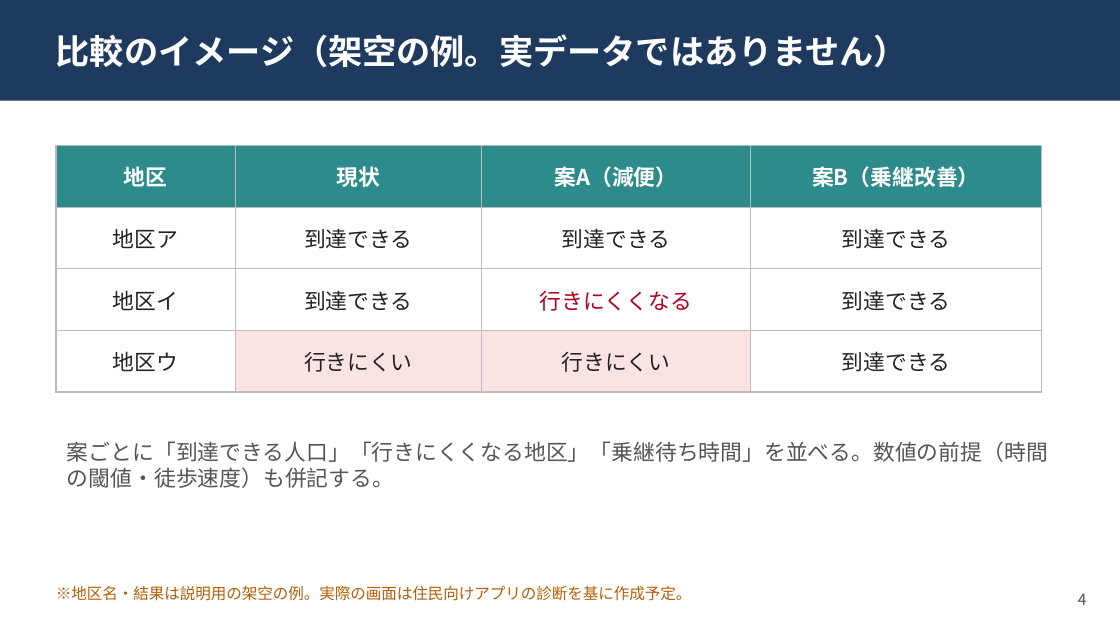
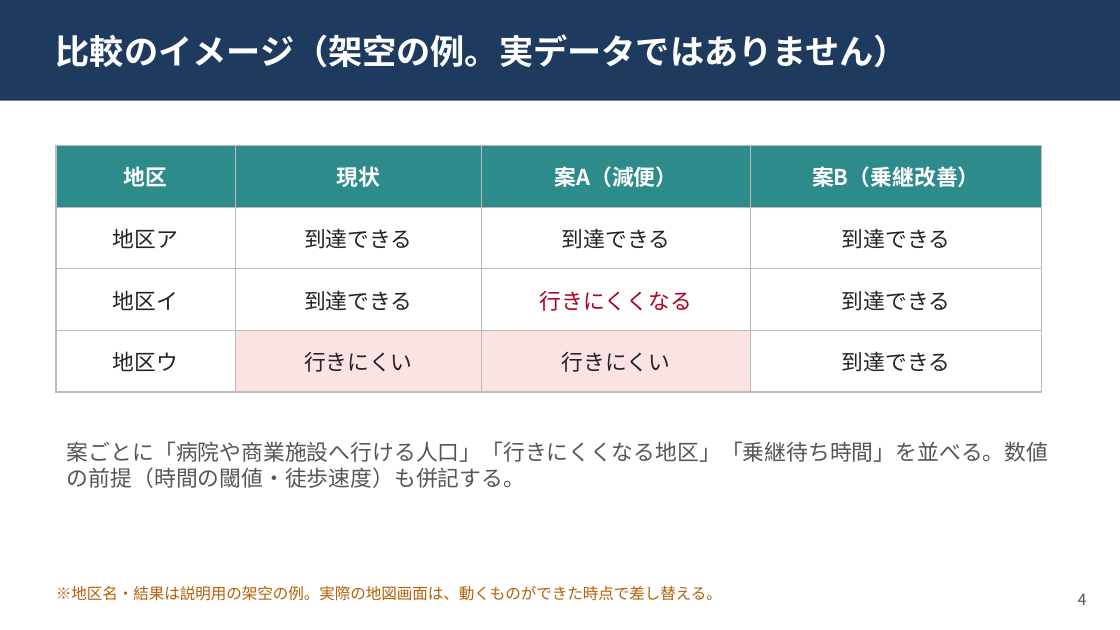
Before and after one commit to sota1111/geo-campaign-2026, a slide deck: slide 4 of contests/ichibiz-2026/submission/business/supplement/supplement.pptx. Drawn at 1120x630 pixels with LibreOffice and Linux fonts; fonts in the diff are those of the drawing. Boxes give left, top, right and bottom in pixels: in the first picture for what was removed or moved away, otherwise in the second. Text is boxed around its words. In the diff, an @@ line names an element or a change of style, - is before the commit and + after.

```diff
--- a/contests/ichibiz-2026/submission/business/supplement/supplement.pptx
+++ b/contests/ichibiz-2026/submission/business/supplement/supplement.pptx
@@ text at [67, 441, 1048, 488]: text changed @@
-案ごとに「到達できる人口」「行きにくくなる地区」「乗継待ち時間」を並べる。数値の前提（時間の閾値・徒歩速度）も併記する。
+案ごとに「病院や商業施設へ行ける人口」「行きにくくなる地区」「乗継待ち時間」を並べる。数値の前提（時間の閾値・徒歩速度）も併記する。
@@ text at [56, 586, 722, 601]: text changed @@
-※地区名・結果は説明用の架空の例。実際の画面は住民向けアプリの診断を基に作成予定。
+※地区名・結果は説明用の架空の例。実際の地図画面は、動くものができた時点で差し替える。
```
Also in this commit, not shown: 5 other slides changed, 1 slide added, 1 slide removed, 14 other files.
